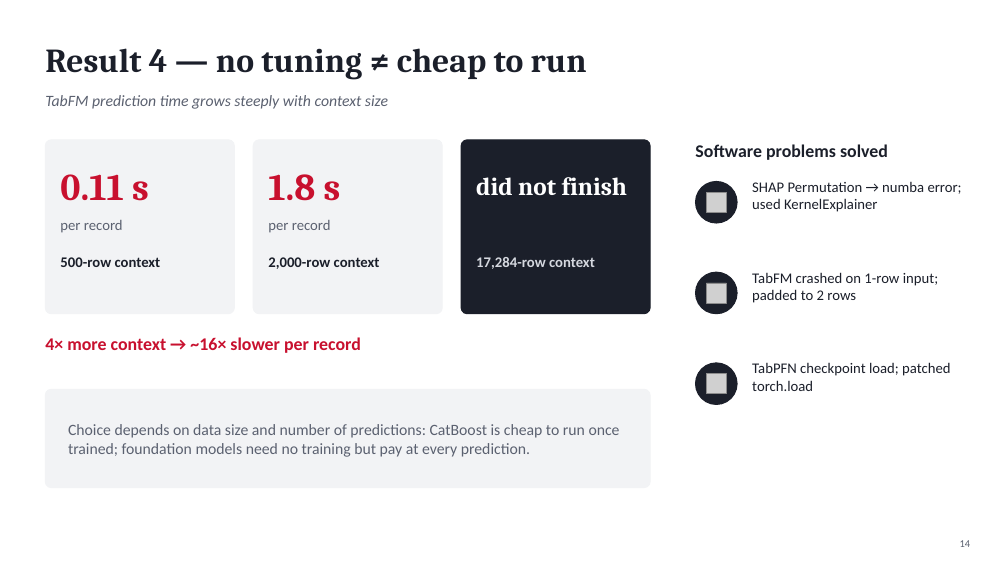
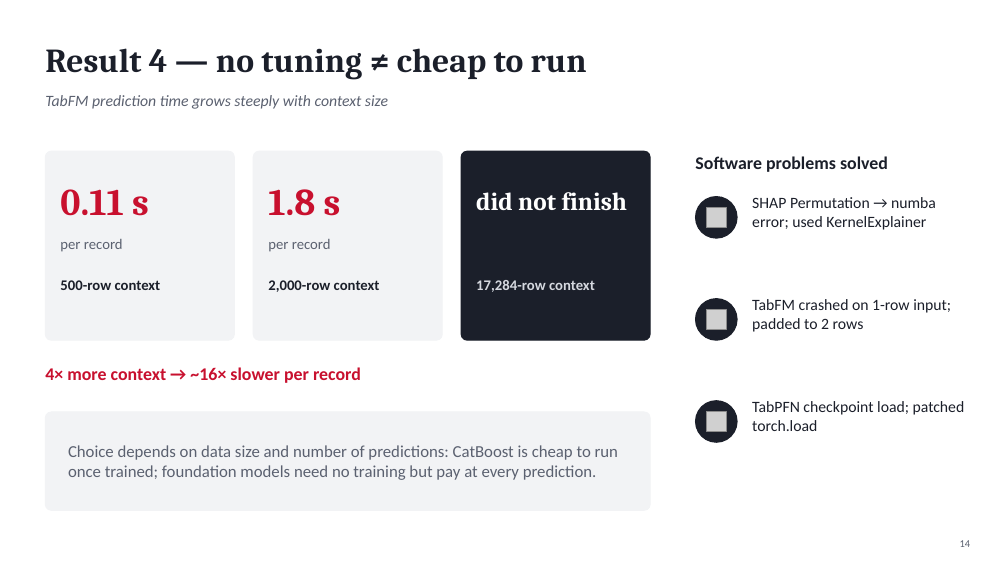
Before and after one commit to nirajanS1211/Hairfall-Thesis, a slide deck: slide 14 of thesis/final/Hairfall_Thesis_Presentation.pptx. Drawn at 1008x567 pixels with LibreOffice and Linux fonts; fonts in the diff are those of the drawing; grey boxes stand for pictures. Boxes give left, top, right and bottom in pixels: in the first picture for what was removed or moved away, otherwise in the second. Text is boxed around its words. In the diff, an @@ line names an element or a change of style, - is before the commit and + after.

```diff
--- a/thesis/final/Hairfall_Thesis_Presentation.pptx
+++ b/thesis/final/Hairfall_Thesis_Presentation.pptx
@@ rounded rectangle: place and size @@
-rounded rectangle at <box>45,140,234,314</box>
+rounded rectangle at <box>45,151,234,340</box>
@@ rounded rectangle: place and size @@
-rounded rectangle at <box>253,140,442,314</box>
+rounded rectangle at <box>253,151,442,340</box>
@@ proportions changed in 3 elements at <box>45,151,234,340</box>, <box>253,151,442,340</box>, <box>461,151,650,340</box> @@
@@ rounded rectangle: place and size @@
-rounded rectangle at <box>461,140,650,314</box>
+rounded rectangle at <box>461,151,650,340</box>
@@ text "Software problems solved": place and size @@
-text "Software problems solved" at <box>695,144,888,160</box>
+text "Software problems solved" at <box>695,156,888,172</box>
@@ 3 texts, 1 picture, 1 ellipse: place and size @@
-3 texts, 1 picture, 1 ellipse at <box>60,174,737,223</box>
+3 texts, 1 picture, 1 ellipse at <box>60,189,737,238</box>
@@ text "SHAP Permutation → numba error; ...": place and size @@
-text "SHAP Permutation → numba error; ..." at <box>752,182,962,212</box>
+text "SHAP Permutation → numba error; ..." at <box>752,197,936,230</box>
@@ text "per record": place and size @@
-text "per record" at <box>60,220,123,233</box>
+text "per record" at <box>60,239,123,252</box>
@@ text "per record": place and size @@
-text "per record" at <box>268,220,331,233</box>
+text "per record" at <box>268,239,331,252</box>
@@ 4 texts, 1 picture, 1 rounded rectangle, 1 ellipse: place and size @@
-4 texts, 1 picture, 1 rounded rectangle, 1 ellipse at <box>45,257,737,488</box>
+4 texts, 1 picture, 1 rounded rectangle, 1 ellipse at <box>45,280,737,510</box>
@@ text "TabFM crashed on 1-row input; ...": place and size @@
-text "TabFM crashed on 1-row input; ..." at <box>752,272,938,303</box>
+text "TabFM crashed on 1-row input; ..." at <box>752,299,951,332</box>
@@ text "4× more context → ~16× ...": place and size @@
-text "4× more context → ~16× ..." at <box>45,337,361,353</box>
+text "4× more context → ~16× ..." at <box>45,367,361,383</box>
@@ text "Choice depends on data size ..." at <box>68,445,618,480</box>: size 15 to 16 pt @@
@@ ellipse: place and size @@
-ellipse at <box>696,363,737,405</box>
+ellipse at <box>696,401,737,442</box>
@@ picture: place and size @@
-picture at <box>706,374,726,393</box>
+picture at <box>706,411,726,431</box>
@@ size 14 to 15 pt in 3 elements at <box>752,197,936,230</box>, <box>752,299,951,332</box>, <box>752,401,965,431</box> @@
@@ text "TabPFN checkpoint load; patched torch.load": place and size @@
-text "TabPFN checkpoint load; patched torch.load" at <box>752,362,950,391</box>
+text "TabPFN checkpoint load; patched torch.load" at <box>752,401,965,431</box>
```
Also in this commit, not shown: 4 other slides changed, 1 other file.
